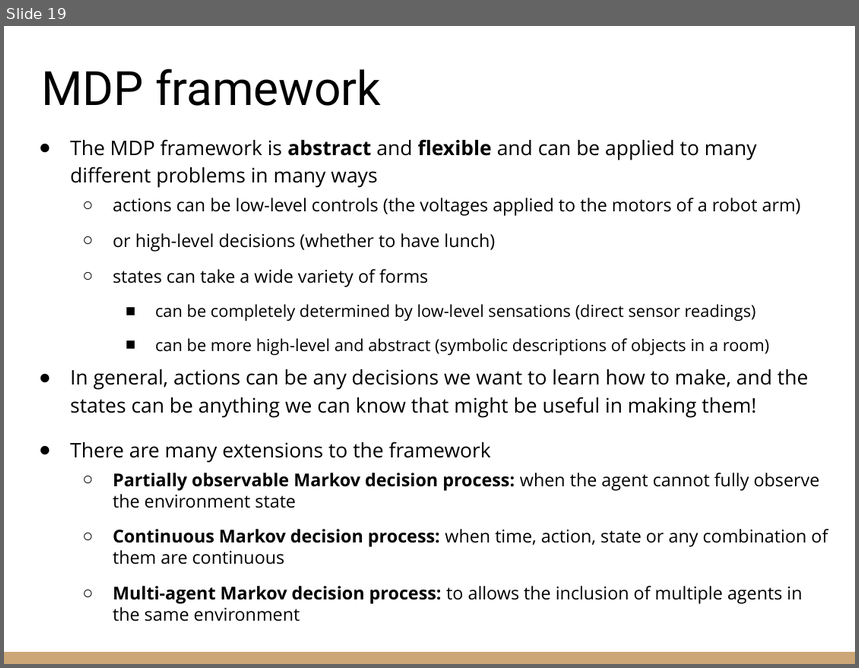
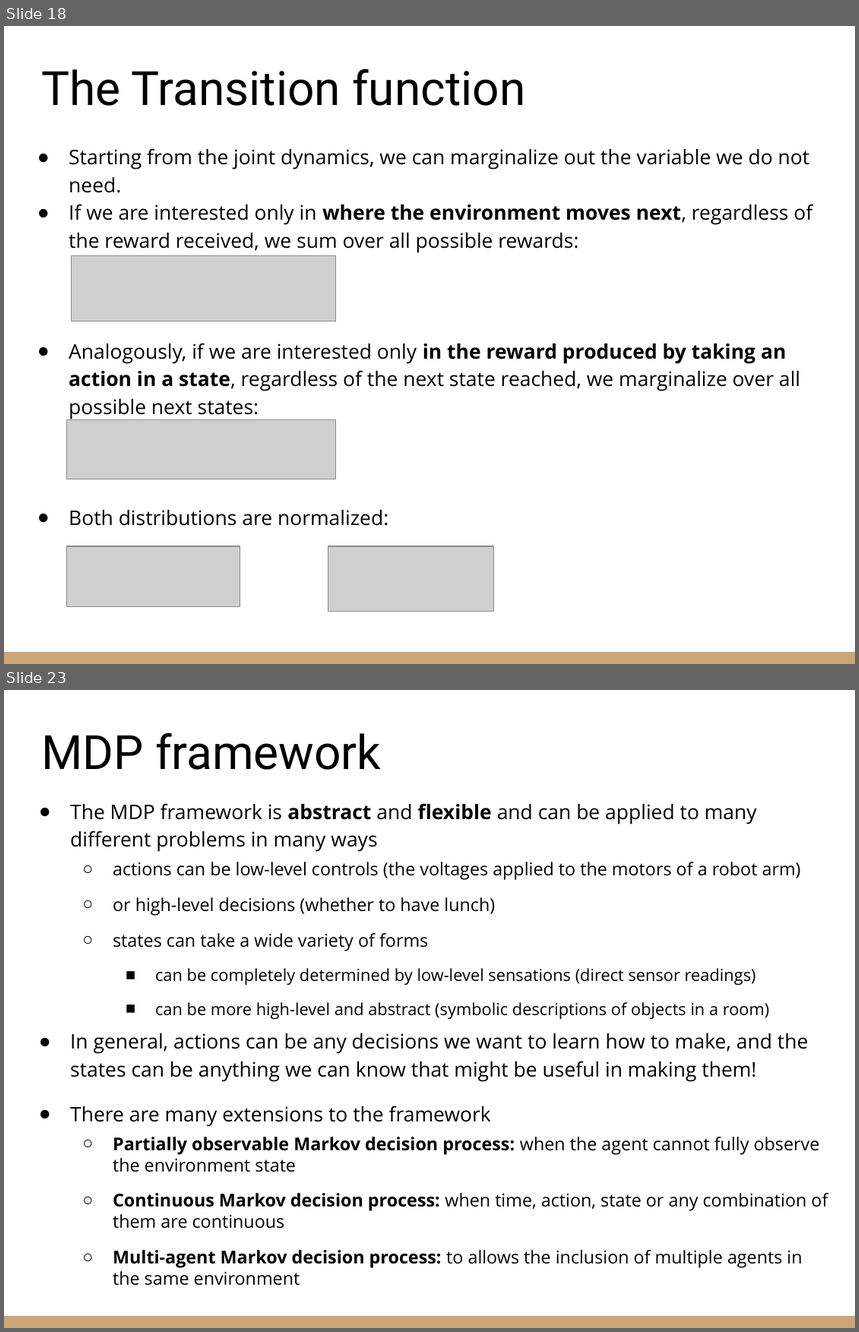
Before and after one commit to riccardoberta/reinforcement-learning, a slide deck: 02 - The RL Problem/slides.pptx. Shown one above the other, each under a label of ours: slide 19 before the commit, slides 18 and 23 after it; the slides between them are not shown. The pictures are 859x668 and 859x1332 pixels, drawn with LibreOffice and Linux fonts; fonts in the diff are those of the drawing; grey boxes stand for pictures. Boxes give left, top, right and bottom in pixels: in the first picture for what was removed or moved away, otherwise in the second. Text is boxed around its words. In the diff, an @@ line names an element or a change of style, - is before the commit and + after.

```diff
--- a/02 - The RL Problem/slides.pptx
+++ b/02 - The RL Problem/slides.pptx
@@ slide 18 added at [4, 26, 855, 664], background #FFFFFF; not listed: 1 template element that a slide beside it also shows @@
@@ title added at [41, 69, 525, 106], 40 pt, text #000000 @@
+The Transition function
@@ text added at [69, 148, 813, 526], 17 pt, text #000000 @@
+● Starting from the joint dynamics, we can marginalize out the variable we do not need.
+● If we are interested only in where the environment moves next, regardless of the reward received, we sum over all possible rewards:
+● Analogously, if we are interested only in the reward produced by taking an action in a state, regardless of the next state reached, we marginalize over all possible next states:
+● Both distributions are normalized:
@@ picture added at [71, 256, 336, 321] @@
@@ picture added at [66, 420, 336, 479] @@
@@ picture added at [66, 547, 240, 607] @@
@@ picture added at [329, 547, 493, 612] @@
@@ what was slide 19 is now slide 23 @@
```
Also in this commit, not shown: 12 slides changed, 9 other slides added, 7 slides removed, 1 other file.
